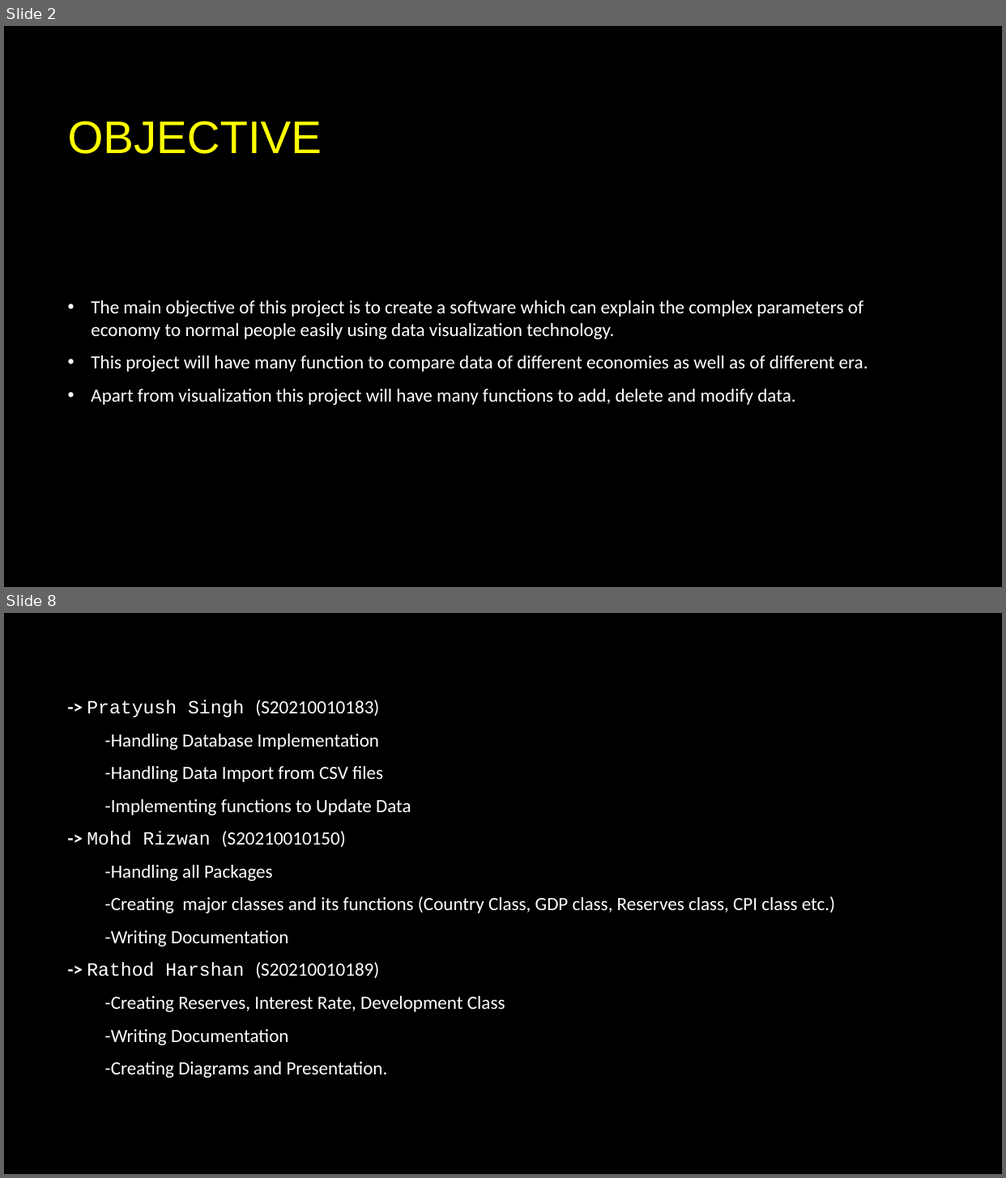
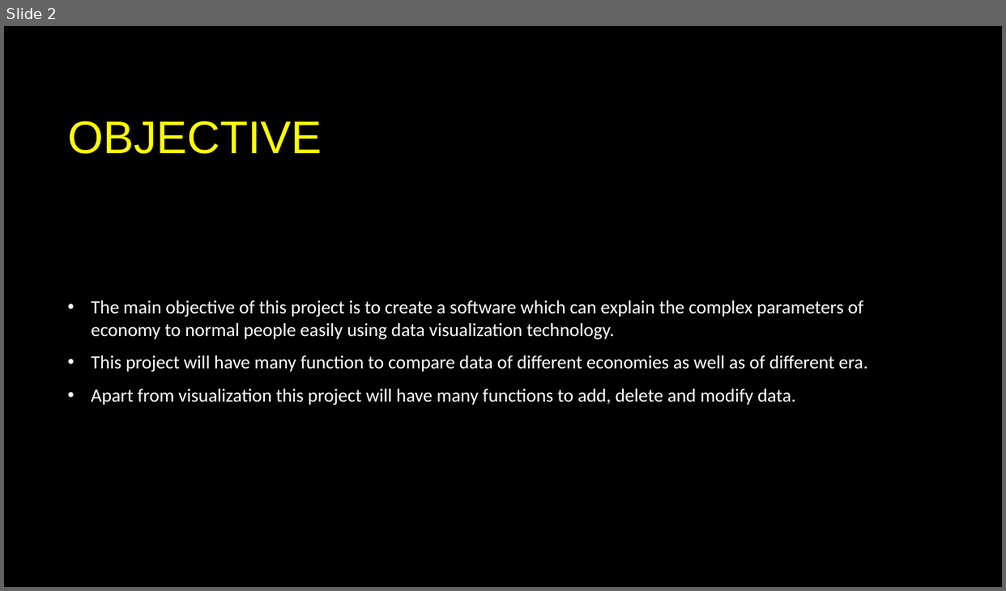
Before and after one commit to AvatarAarav/Economy_Data_Visualization, a slide deck: Presentation/Economy_Data_Visualizaton_Presentation.pptx. Shown one above the other, each under a label of ours: slides 2 and 8 before the commit, slide 2 after it; the slides between them are not shown. The pictures are 1006x1178 and 1006x591 pixels, drawn with LibreOffice and Linux fonts; fonts in the diff are those of the drawing; background and template pictures are left out. Boxes give left, top, right and bottom in pixels: in the first picture for what was removed or moved away, otherwise in the second. Text is boxed around its words. In the diff, an @@ line names an element or a change of style, - is before the commit and + after.

```diff
--- a/Presentation/Economy_Data_Visualizaton_Presentation.pptx
+++ b/Presentation/Economy_Data_Visualizaton_Presentation.pptx
@@ slide 8 removed at (x1=4, y1=613, x2=1002, y2=1174), background picture (left out) @@
@@ text removed at (x1=87, y1=700, x2=835, y2=1078) @@
--> Pratyush Singh (S20210010183)
--Handling Database Implementation
--Handling Data Import from CSV files
--Implementing functions to Update Data
--> Mohd Rizwan (S20210010150)
--Handling all Packages
--Creating major classes and its functions (Country Class, GDP class, Reserves class, CPI class etc.)
--Writing Documentation
--> Rathod Harshan (S20210010189)
--Creating Reserves, Interest Rate, Development Class
--Writing Documentation
--Creating Diagrams and Presentation.
```
Also in this commit, not shown: 1 slide changed, 6 slides added, 4 other slides removed, 5 other files.
